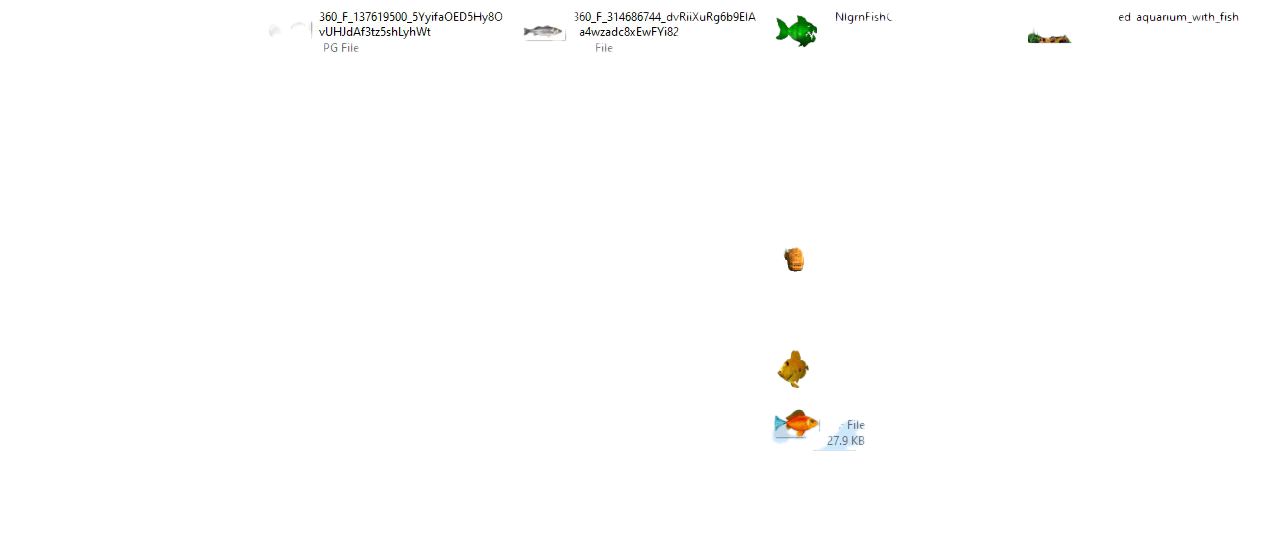
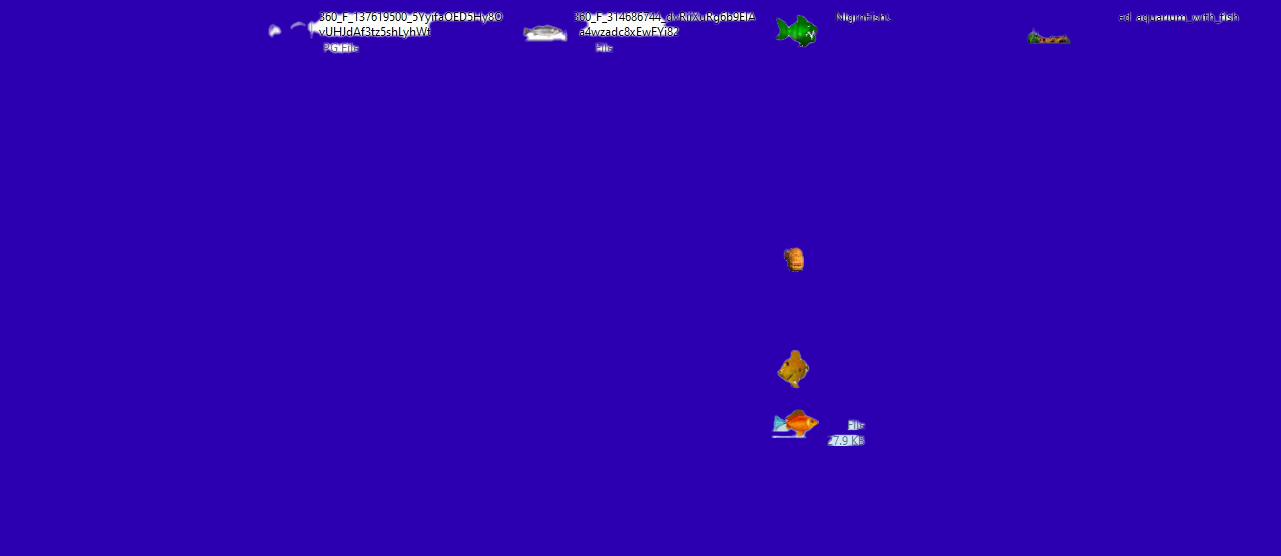
Before/after of a w=1281, h=556 layered artwork. What changed in the layer stack:
"Layer 0": blend multiply → normal, painted on it over [267, 10, 1241, 453]
"Layer 0 copy": blend multiply → normal over [11, 9, 1240, 504]
"Layer 3": opacity 0% → 100% over [0, 0, 1281, 556]
